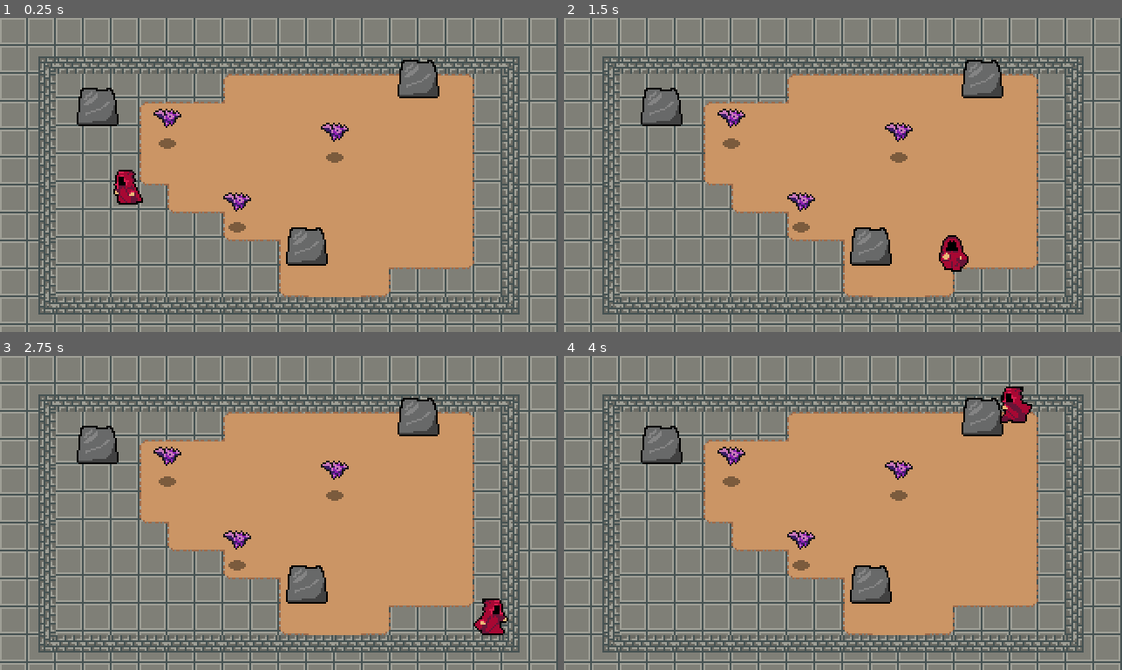
Above: before the commit, frames 1-4 (two rows, left to right).
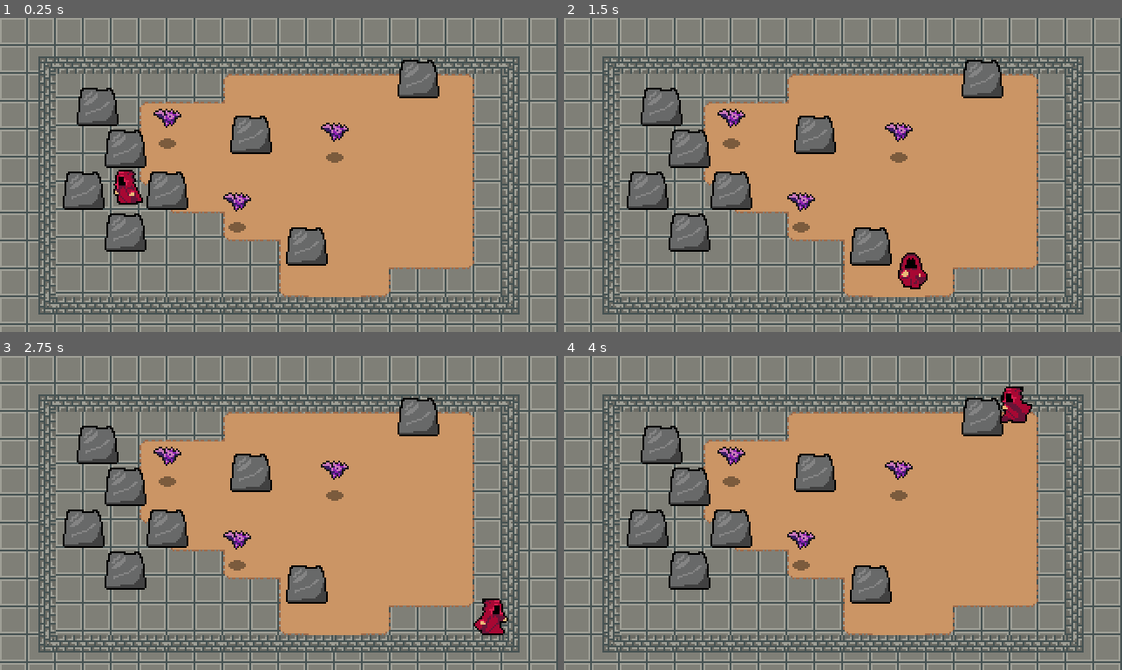
Above: after the commit, the same moments.

Repository: JosephLund/WizardRPG
Game: Godot game, scene res://World.tscn
The game is run twice, just before and just after one commit, with the same random seed, the same clock (stepped at 60 frames per second) and the same inputs.
Inputs (mouse positions are in pixels of both pictures, inside the frame that each line leads up to):
- Up to frame 1 (0.25 s): no input
- Up to frame 2 (1.5 s): move the mouse to (965, 159) at 0.52 s; hold Right (ui_right) 0.53-1.28 s; move the mouse to (731, 190) at 1.27 s; hold Down (ui_down) from 1.28 s (still down)
- Up to frame 3 (2.75 s): move the mouse to (334, 443) at 2.02 s; release Down (ui_down) at 2.03 s; hold Right (ui_right) from 2.03 s (still down)
- Up to frame 4 (4 s): move the mouse to (815, 575) at 2.77 s; release Right (ui_right) at 2.78 s; hold Up (ui_up) 2.78-3.53 s; move the mouse to (1010, 560) at 3.52 s; hold Left (ui_left) from 3.53 s (still down)

The runs differ from the first frame. In frame 1, 2.8% of the frame differs, in the area x 11-49%, y 31-75%; in frame 2, 3.7%, in the area x 11-73%, y 31-87%; in frame 3, 2.8%; in frame 4, 2.8%.

Commit message:
fixed crashing on fireball hit enemy

Diff:
--- a/Enemies/Bat.gd
+++ b/Enemies/Bat.gd
@@ -14,8 +14,6 @@
 func _on_Hurtbox_area_entered(area):
 	if "knockback_vector" in area:
 		knockback = area.knockback_vector * 120
-	else:
-		knockback = area.velocity * 120
 	stats.health -= 1
 
 
--- a/Spells/Fireball.gd
+++ b/Spells/Fireball.gd
@@ -3,6 +3,8 @@
 onready var sprite = $Sprite
 onready var animatedSprite = $AnimatedSprite
 onready var collisionShape = $CollisionShape2D
+onready var hitbox = $FireballHitBox/CollisionShape2D
+var hit = false
 
 
 func _ready():
@@ -20,10 +22,16 @@
 
 
 func play_fireball_effect():
-	animatedSprite.visible = true
-	sprite.visible = false
-	animatedSprite.frame = 0
-	animatedSprite.play("Animate")
+	if hit == false:
+		animatedSprite.visible = true
+		sprite.visible = false
+		animatedSprite.frame = 0
+
+		hitbox.disabled = true;
+		animatedSprite.play("Animate")
+	else:
+		hit = true;
+
 
 
 func _on_AnimatedSprite_animation_finished():
--- a/World.tscn
+++ b/World.tscn
@@ -984,6 +984,21 @@
 [node name="Rocks" type="YSort" parent="YSort"]
 
 [node name="Rock" parent="YSort/Rocks" instance=ExtResource( 2 )]
+position = Vector2( 144, 72 )
+
+[node name="Rock4" parent="YSort/Rocks" instance=ExtResource( 2 )]
+position = Vector2( 72, 80 )
+
+[node name="Rock5" parent="YSort/Rocks" instance=ExtResource( 2 )]
+position = Vector2( 48, 104 )
+
+[node name="Rock6" parent="YSort/Rocks" instance=ExtResource( 2 )]
+position = Vector2( 96, 104 )
+
+[node name="Rock7" parent="YSort/Rocks" instance=ExtResource( 2 )]
+position = Vector2( 72, 128 )
+
+[node name="Rock8" parent="YSort/Rocks" instance=ExtResource( 2 )]
 position = Vector2( 56, 56 )
 
 [node name="Rock2" parent="YSort/Rocks" instance=ExtResource( 2 )]
